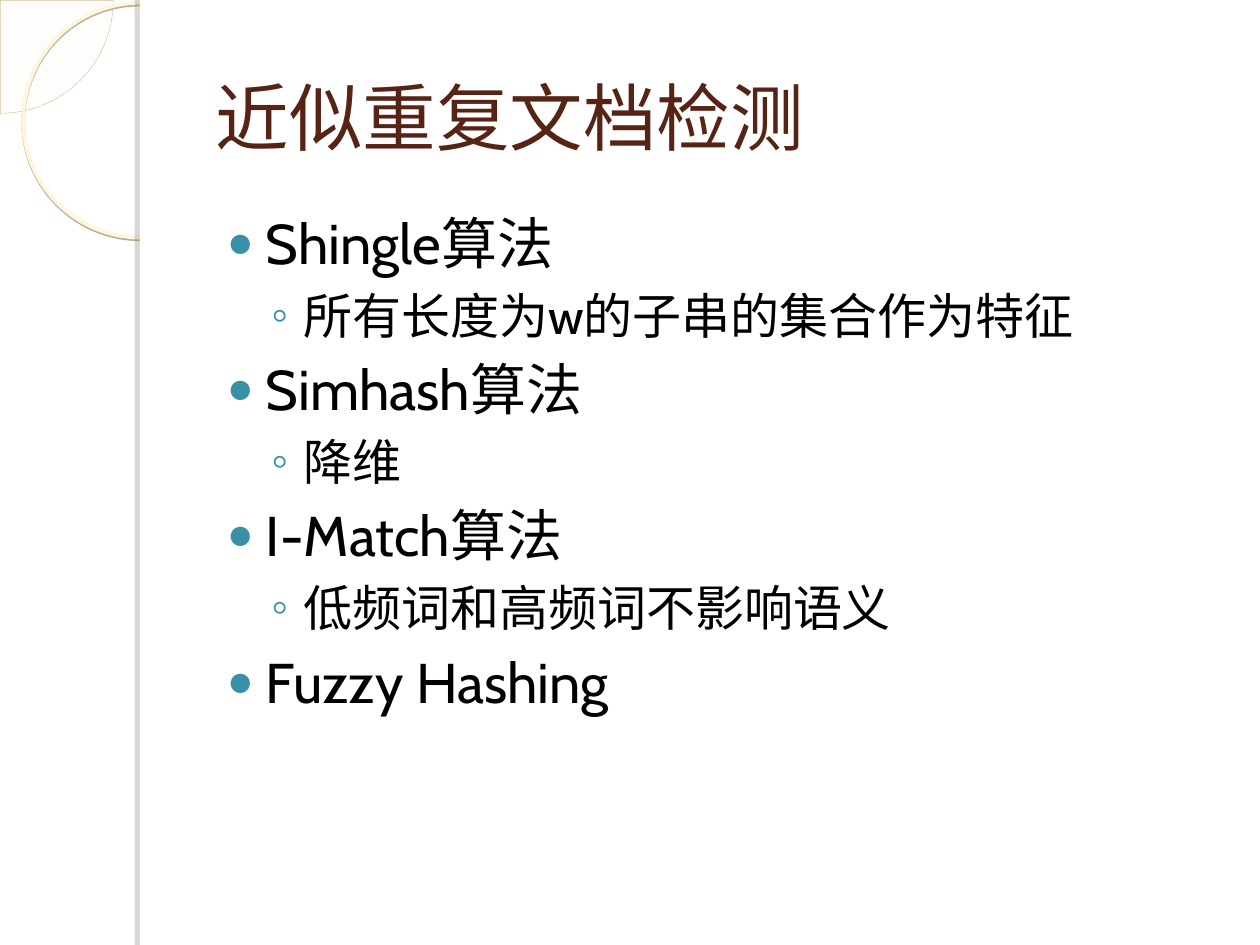
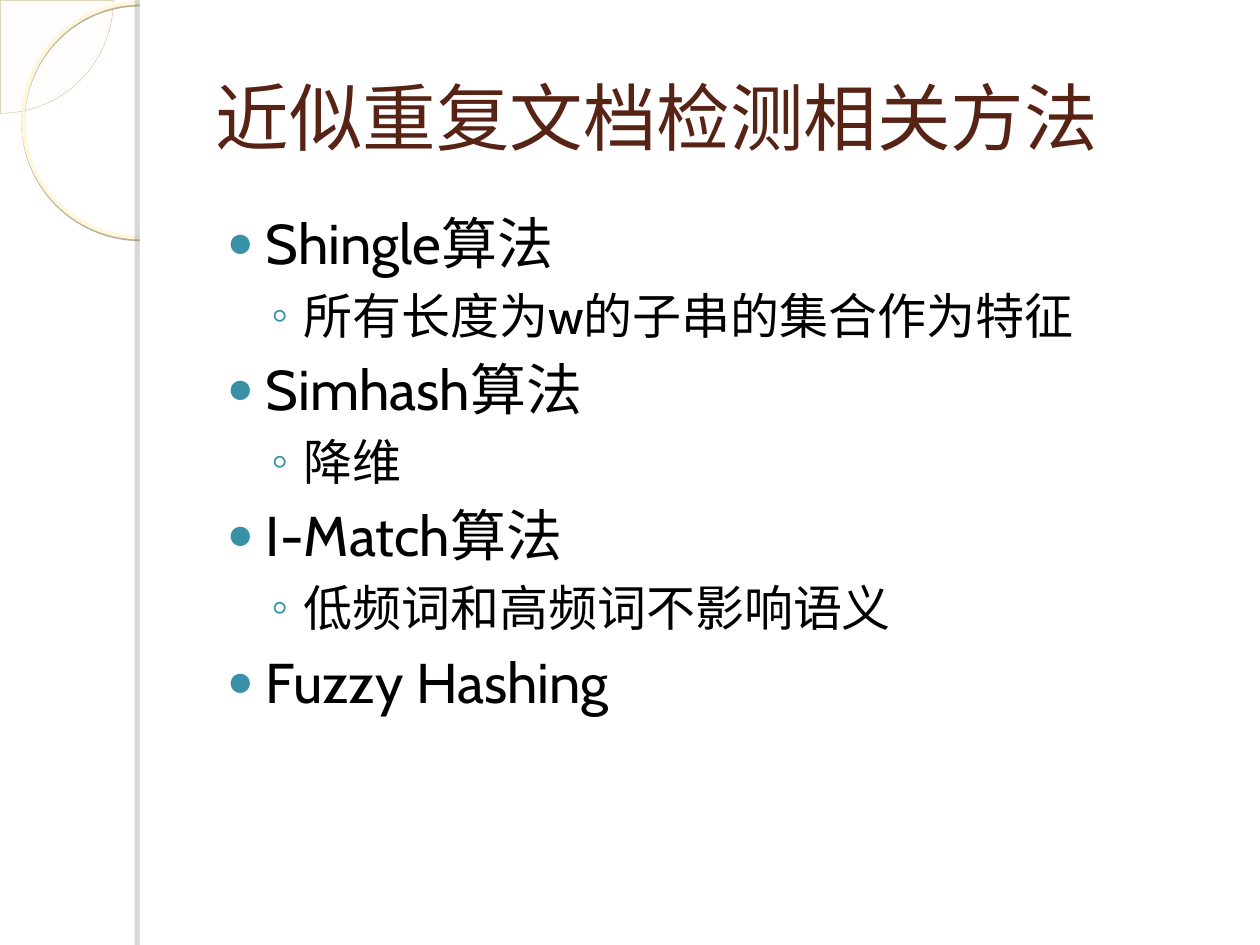
Before and after one commit to WangJunqiao/Tech-Study, a slide deck: slide 10 of 答辩.ppt. Drawn at 1260x945 pixels with LibreOffice and Linux fonts; fonts in the diff are those of the drawing; background and template pictures are left out. Boxes give left, top, right and bottom in pixels: in the first picture for what was removed or moved away, otherwise in the second. Text is boxed around its words. In the diff, an @@ line names an element or a change of style, - is before the commit and + after.

```diff
--- a/答辩.ppt
+++ b/答辩.ppt
@@ title at <box>216,83,1098,151</box>: text changed @@
-近似重复文档检测
+近似重复文档检测相关方法
```
Also in this commit, not shown: 5 other slides changed.
